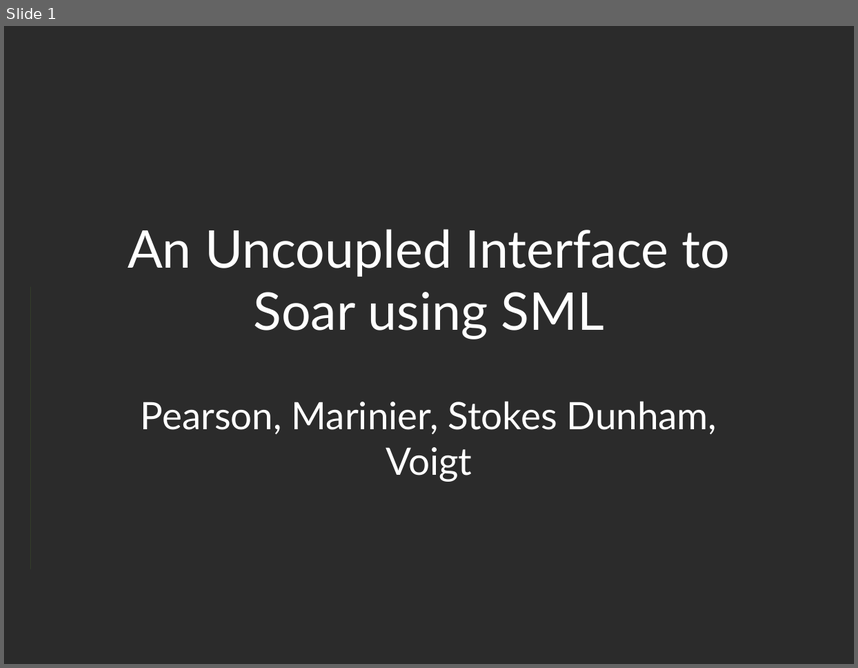
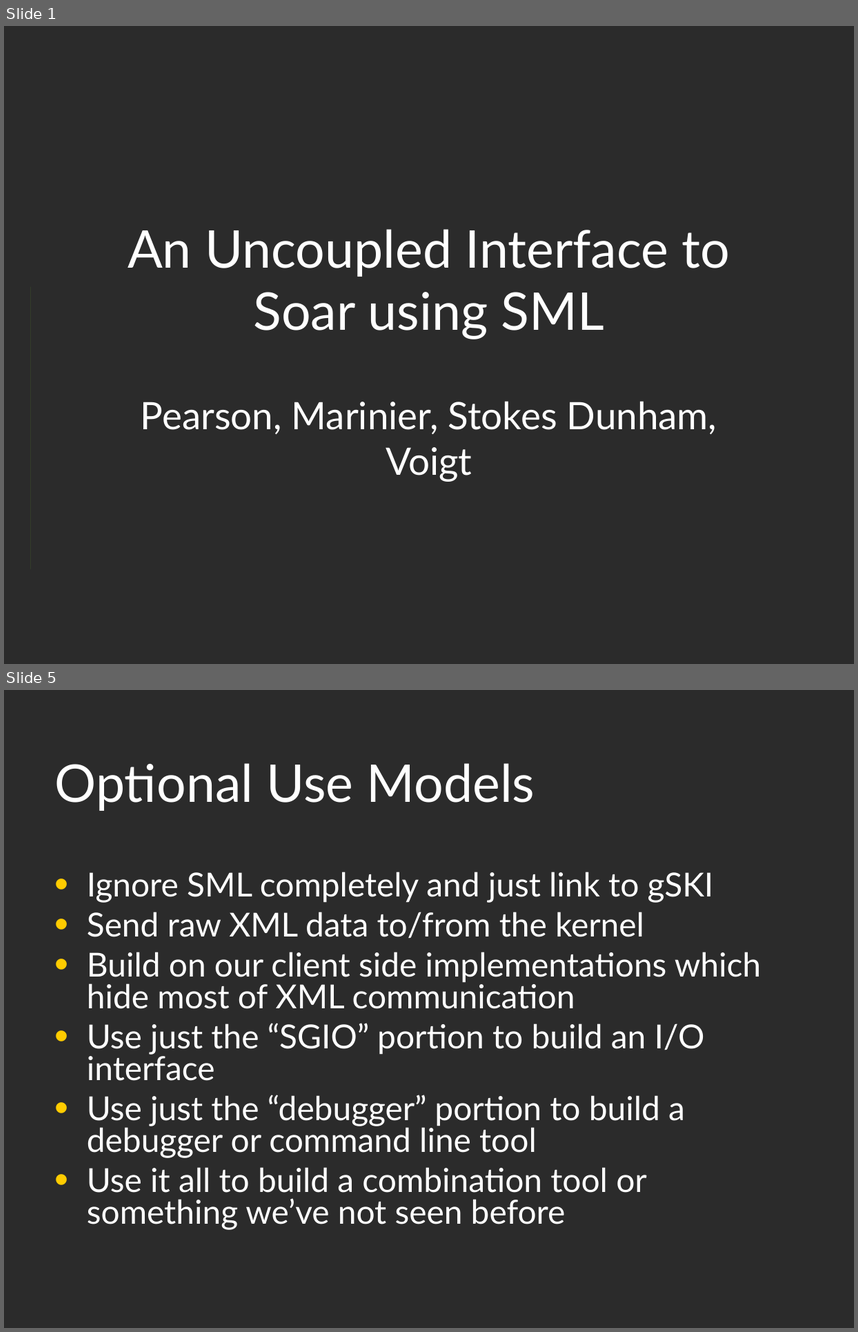
Before and after one commit to SoarGroup/Soar, a slide deck: Documentation/SML High-level presentation.ppt. Shown one above the other, each under a label of ours: slide 1 before the commit, slides 1 and 5 after it; the slides between them are not shown. The pictures are 858x668 and 858x1332 pixels, drawn with LibreOffice and Linux fonts; fonts in the diff are those of the drawing; background and template pictures are left out; a plain dark background stands for a picture behind light text. Boxes give left, top, right and bottom in pixels: in the first picture for what was removed or moved away, otherwise in the second. Text is boxed around its words. In the diff, an @@ line names an element or a change of style, - is before the commit and + after.

```diff
--- a/Documentation/SML High-level presentation.ppt
+++ b/Documentation/SML High-level presentation.ppt
@@ slide 5 added at (x1=4, y1=690, x2=854, y2=1328), background picture (left out) @@
@@ title added at (x1=55, y1=763, x2=535, y2=811), 44 pt, text #FFFFFF @@
+Optional Use Models
@@ text added at (x1=87, y1=871, x2=761, y2=1230), 28 pt, text #FFFFFF @@
+• Ignore SML completely and just link to gSKI
+• Send raw XML data to/from the kernel
+• Build on our client side implementations which hide most of XML communication
+• Use just the “SGIO” portion to build an I/O interface
+• Use just the “debugger” portion to build a debugger or command line tool
+• Use it all to build a combination tool or something we’ve not seen before
```
Also in this commit, not shown: 2 slides changed, 2 other slides added, 3 slides removed.
